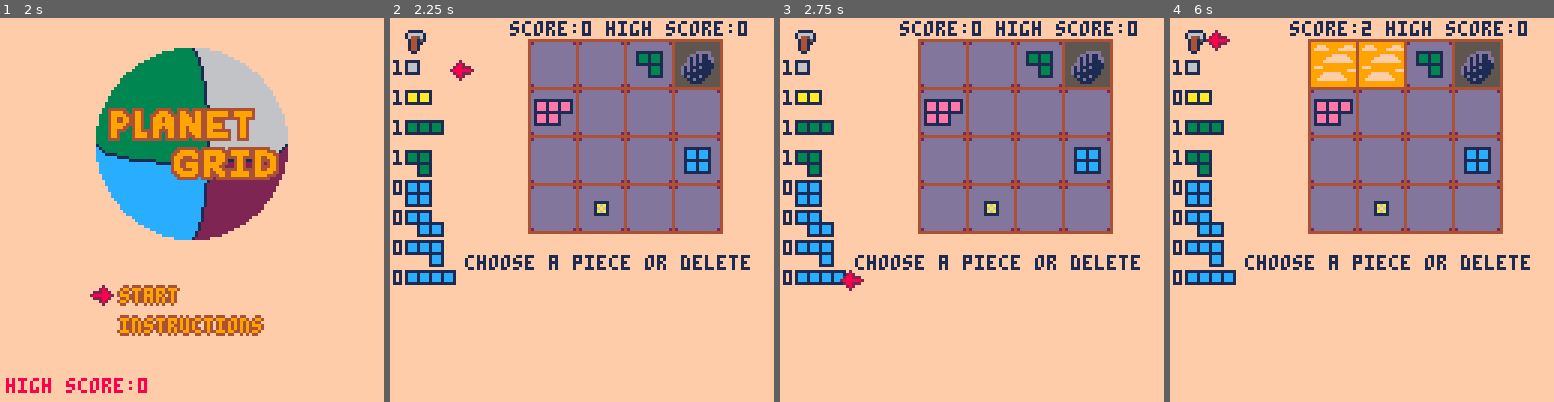
Above: before the commit, frames 1-4 (left to right).
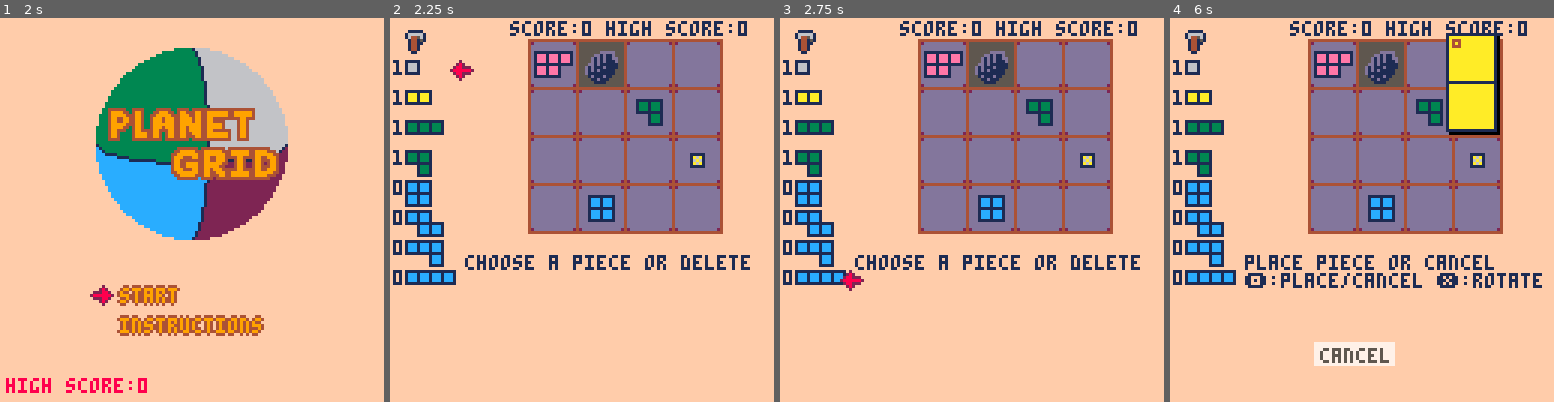
Above: after the commit, the same moments.

Repository: m-r-hunt/Pico-8-Carts
Game: PICO-8 cartridge planet_grid.p8
The game is run twice, just before and just after one commit, with the same random seed, the same clock (stepped at 60 frames per second) and the same inputs.
Inputs:
- Up to frame 1 (2 s): tap one key every 0.37 s from 0.33 s: O (Z key) Down O (Z key) X (X key); hold Up from 1.97 s (still down)
- Up to frame 2 (2.25 s): keep holding Up; tap X (X key) at 2.07 s; tap O (Z key) at 2.22 s
- Up to frame 3 (2.75 s): release Up at 2.63 s; hold Right from 2.68 s (still down)
- Up to frame 4 (6 s): tap X (X key) every 0.75 s from 2.82 to 5.82 s; release Right at 3.02 s; hold Down 3.07-3.73 s; tap O (Z key) at 3.72, 5.22 s; hold Left 3.78-4.12 s; hold Up 4.17-4.5 s; hold Left 4.55-5.05 s; hold Right 5.1-5.93 s; hold Up from 5.98 s (still down)

Frame 1 is identical in both runs. In frame 2, 5.3% of the frame differs, in the area x 37-86%, y 6-54%; in frame 3, 5.3%; in frame 4, 12%, in the area x 0-97%, y 1-91%.

Commit message:
Add menu items

Diff:
--- a/planet_grid.p8
+++ b/planet_grid.p8
@@ -136,6 +136,12 @@
 		end
 	end
 	highscore=dget(1)
+	menuitem(2,"main menu",main_menu_callback)
+end
+
+function main_menu_callback()
+	mode="main menu"
+	menuitem(1)
 end
 
 function new_game()
@@ -152,6 +158,12 @@
 	reset_vlongs()
 	new_board()
 	score=0
+	menuitem(1,"restart game",restart_callback)
+end
+
+function restart_callback()
+	new_game()
+	mode="piece select"
 end
 
 function _update()
@@ -210,8 +222,10 @@
 
 	if btnp(4) then
 		sfx(4)
-		new_game()
 		mode=menu_options[menu_select].mode
+		if mode~="instructions" then
+			new_game()
+		end
 	end
 end
 
@@ -508,6 +522,7 @@
 		dset(1,highscore)
 		new_high_score=true
 	end
+	menuitem(1)
 end
 
 function update_make_choices()
